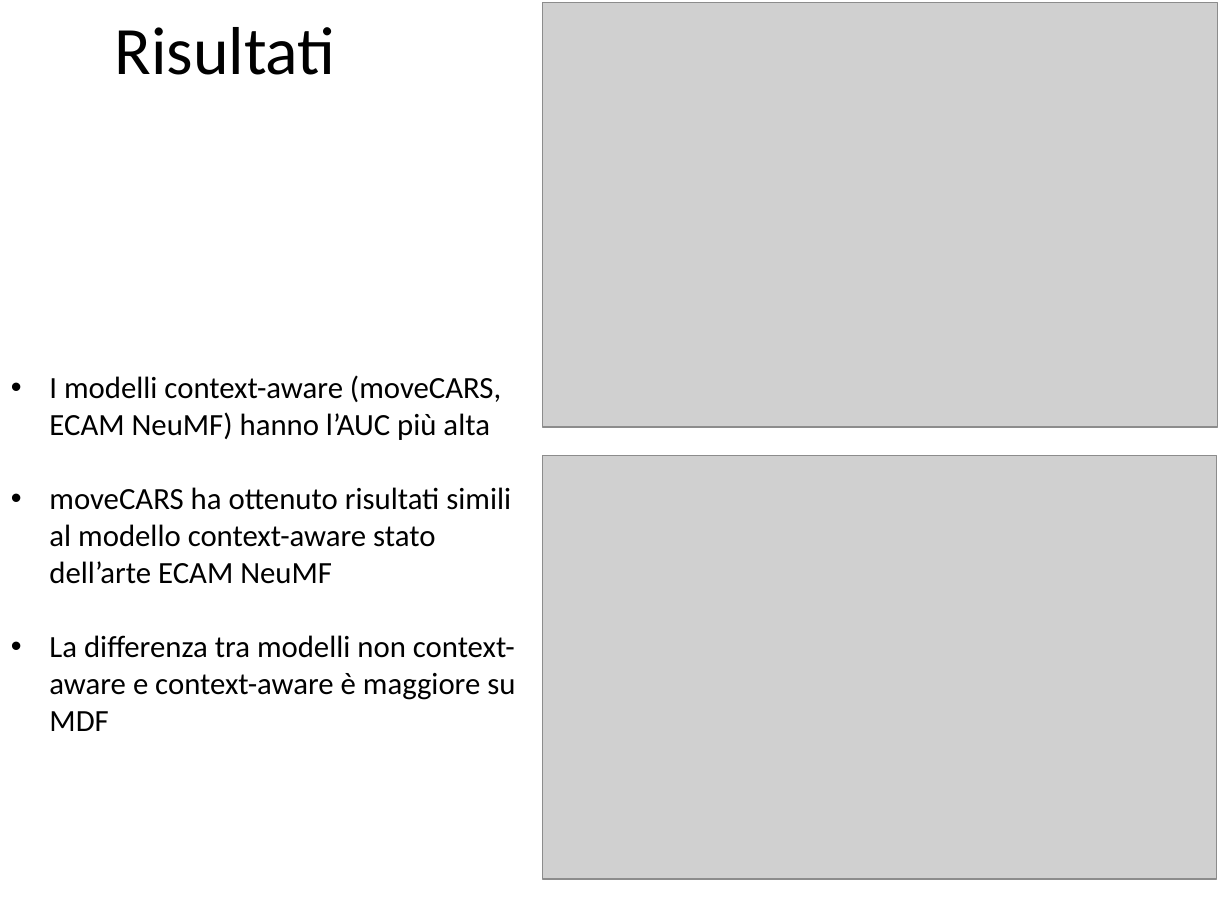
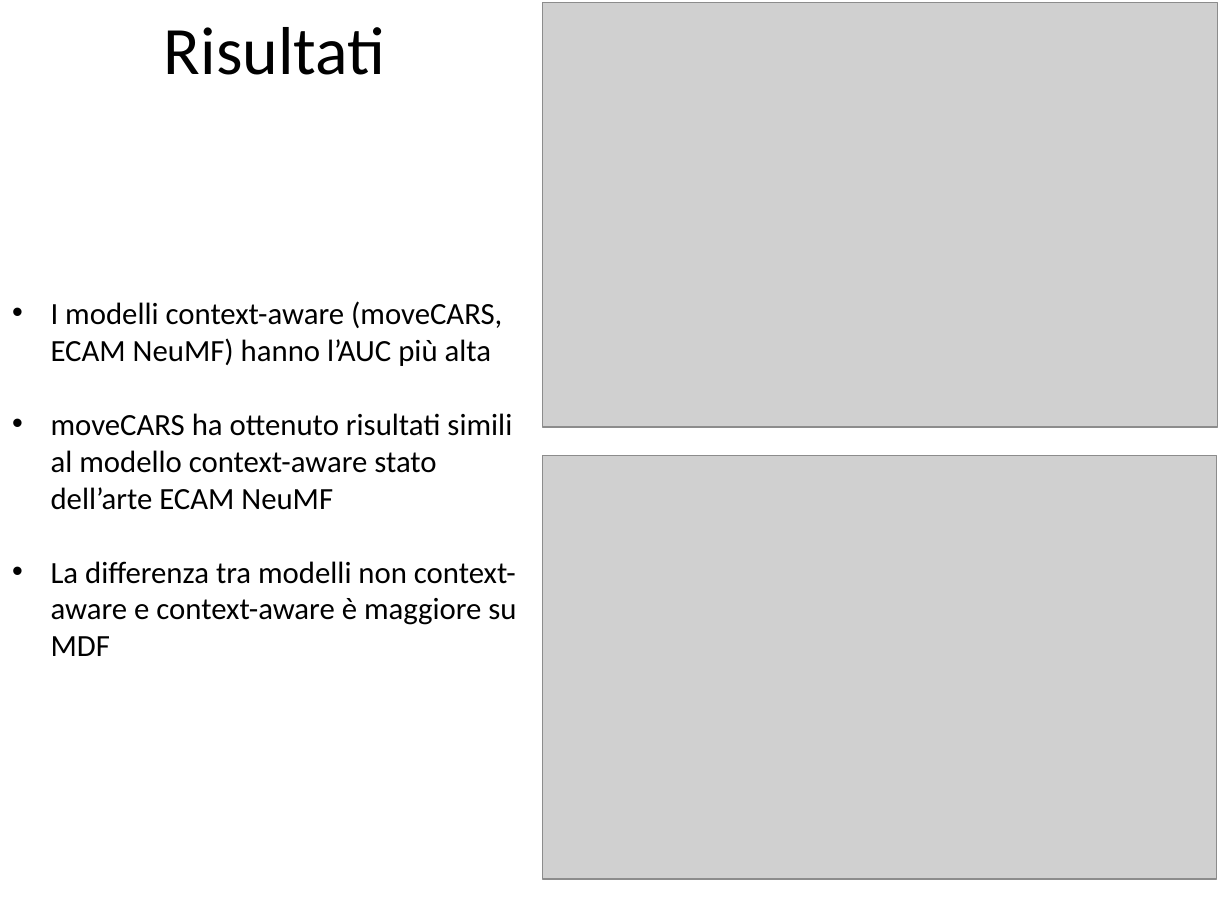
Before and after one commit to CriptHunter/tesi, a slide deck: slide 10 of presentazione/presentazione.pptx (slide 11 before the commit). Drawn at 1232x924 pixels with LibreOffice and Linux fonts; fonts in the diff are those of the drawing; grey boxes stand for pictures. Boxes give left, top, right and bottom in pixels: in the first picture for what was removed or moved away, otherwise in the second. Text is boxed around its words. In the diff, an @@ line names an element or a change of style, - is before the commit and + after.

```diff
--- a/presentazione/presentazione.pptx
+++ b/presentazione/presentazione.pptx
@@ title "Risultati" at (164, 27, 385, 75): alignment left to centre @@
@@ text "I modelli context-aware (moveCARS, ECAM ...": place and size @@
-text "I modelli context-aware (moveCARS, ECAM ..." at (49, 375, 515, 731)
+text "I modelli context-aware (moveCARS, ECAM ..." at (51, 301, 516, 656)
```
Also in this commit, not shown: 9 other slides changed, 1 slide removed, 2 other files.
